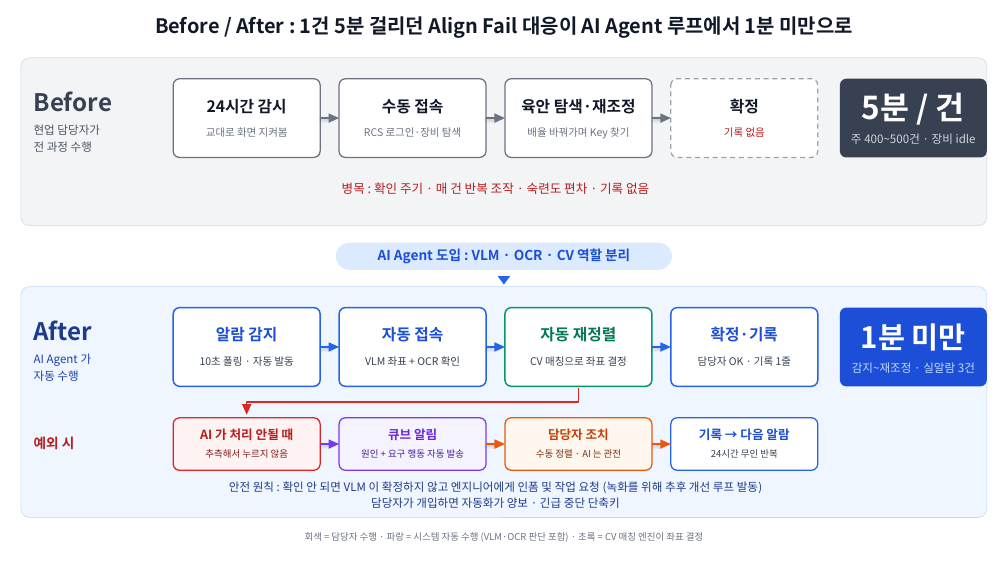
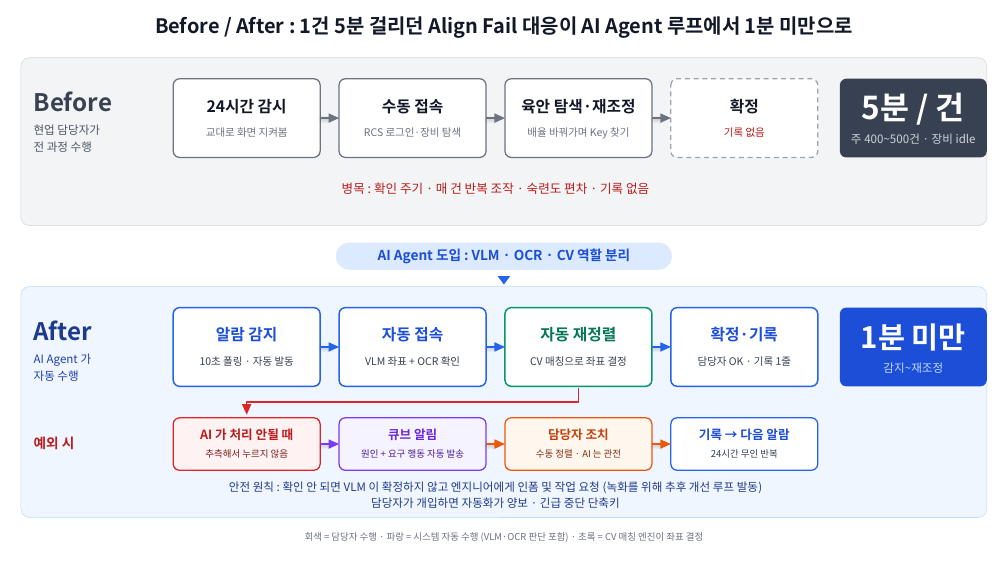
Before and after one commit to DarrenKoi/auto_recipe_creator, a slide deck: slide 1 of docs/project_progress/img/07/07_slides.pptx. Drawn at 1008x567 pixels with LibreOffice and Linux fonts; fonts in the diff are those of the drawing. Boxes give left, top, right and bottom in pixels: in the first picture for what was removed or moved away, otherwise in the second. Text is boxed around its words. In the diff, an @@ line names an element or a change of style, - is before the commit and + after.

```diff
--- a/docs/project_progress/img/07/07_slides.pptx
+++ b/docs/project_progress/img/07/07_slides.pptx
@@ text at [883, 362, 943, 373]: text changed @@
-감지~재조정 · 실알람 3건
+감지~재조정
```
Also in this commit, not shown: 4 other files.
